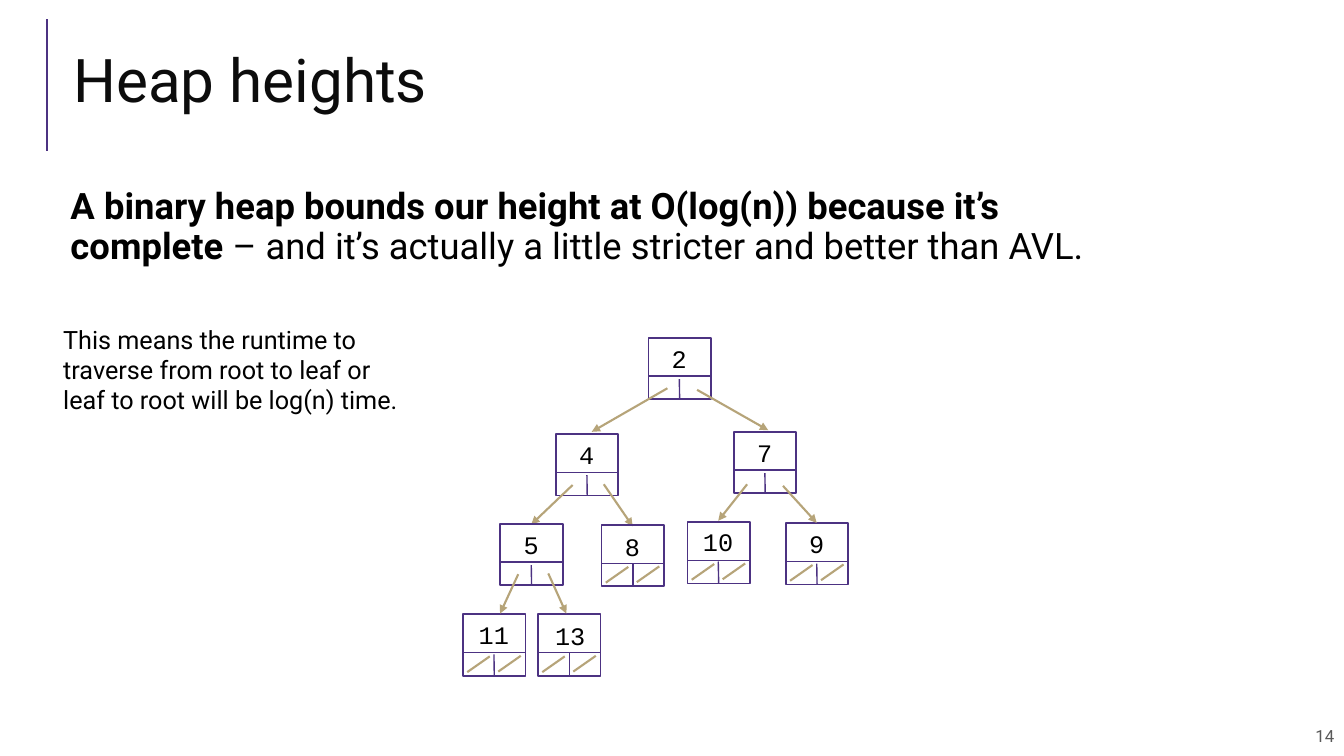
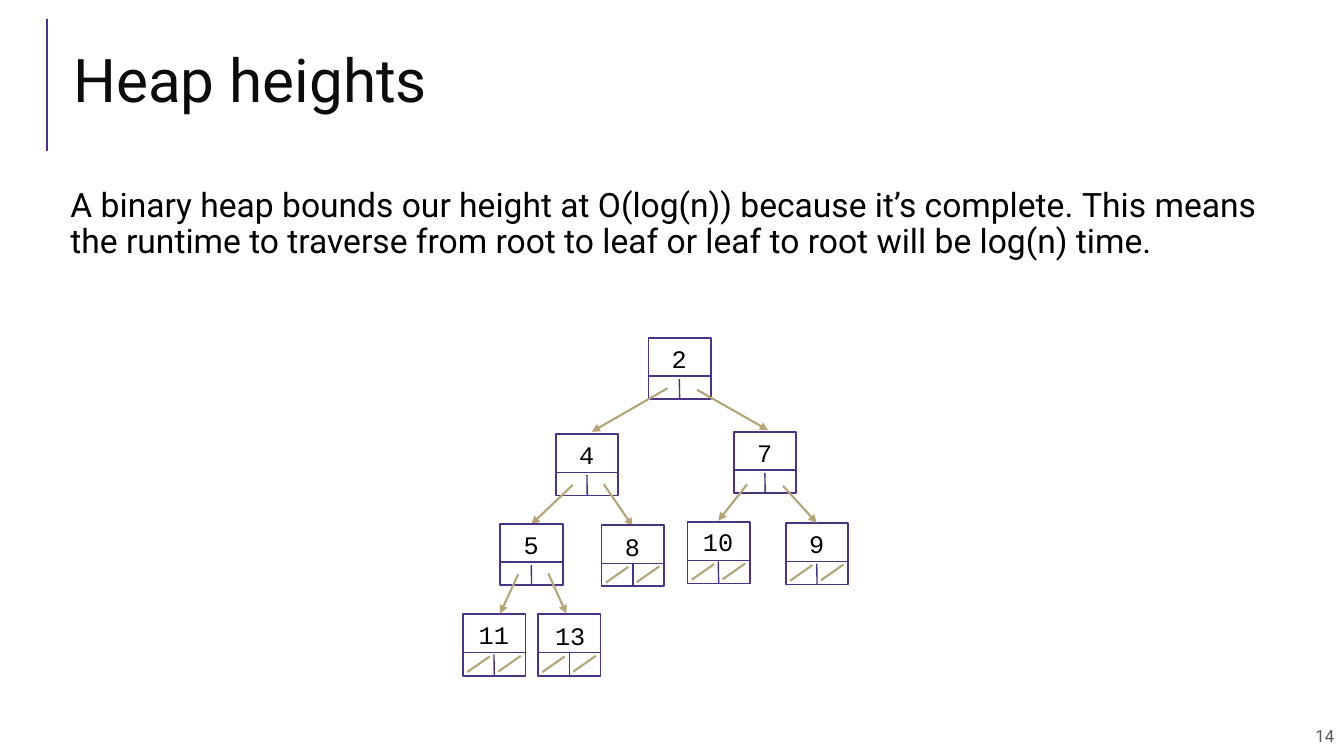
Before and after one commit to guhofstra/CSC111Fa25, a slide deck: slide 14 of PPTs/Lecture 11-heaps.pptx. Drawn at 1344x756 pixels with LibreOffice and Linux fonts; fonts in the diff are those of the drawing. Boxes give left, top, right and bottom in pixels: in the first picture for what was removed or moved away, otherwise in the second. Text is boxed around its words. In the diff, an @@ line names an element or a change of style, - is before the commit and + after.

```diff
--- a/PPTs/Lecture 11-heaps.pptx
+++ b/PPTs/Lecture 11-heaps.pptx
@@ text at [70,190,1256,261]: text changed; size 26 to 24.1 pt; bold off @@
-A binary heap bounds our height at O(log(n)) because it’s complete – and it’s actually a little stricter and better than AVL.
+A binary heap bounds our height at O(log(n)) because it’s complete. This means the runtime to traverse from root to leaf or leaf to root will be log(n) time.
@@ text removed at [63,330,397,415] @@
-This means the runtime to traverse from root to leaf or leaf to root will be log(n) time.
```
Also in this commit, not shown: 8 other slides changed, 14 other files.
